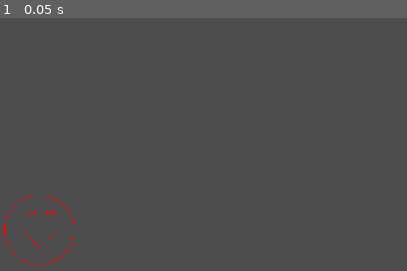
Above: before the commit, frame 1.
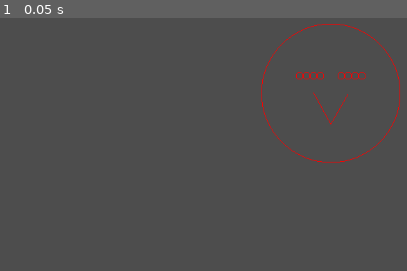
Above: after the commit, the same moment.

Repository: satyaF123/lab_test
Game: Godot game, scene res://main.tscn
The game is run twice, just before and just after one commit, with the same random seed, the same clock (stepped at 60 frames per second) and the same inputs.
Inputs:
- Up to frame 1 (0.05 s): no input

The runs differ from the first frame. In frame 1, 1.2% of the frame differs, in the area x 0-99%, y 2-98%.

Commit message:
made seperate scene and script for sad face

Diff:
--- /dev/null
+++ b/SadFace.tscn
@@ -0,0 +1,3 @@
+[gd_scene format=3 uid="uid://dtun2u63dwe1v"]
+
+[node name="Node2D" type="Node2D"]
--- a/drawface.gd
+++ /dev/null
@@ -1,13 +0,0 @@
-extends Node2D
-
-var center = Vector2(randi_range(50,500),randi_range(50,500))
-var eyes = randi_range(2,6)
-func _draw() -> void:
-	draw_circle(Vector2(center),50,Color.RED,false)
-	for i in range(eyes):
-		draw_circle(Vector2(center.x+15+(i*4),center.y-25),5,Color.RED,false)
-		draw_circle(Vector2(center.x-15+(i*4),center.y-25),5,Color.RED,false)
-
-
-	draw_line(Vector2(center.x,center.y+25),Vector2(center.x-25,center.y-1),Color.RED)
-	draw_line(Vector2(center.x,center.y+25),Vector2(center.x+25,center.y+1),Color.RED)
--- /dev/null
+++ b/drawhappyface.gd
@@ -0,0 +1,13 @@
+extends Node2D
+
+var center = Vector2(randi_range(50,500),randi_range(50,500))
+var eyes = randi_range(2,6)
+func _draw() -> void:
+	draw_circle(Vector2(center),100,Color.RED,false)
+	for i in range(eyes):
+		draw_circle(Vector2(center.x+15+(i*10),center.y-25),5,Color.RED,false)
+		draw_circle(Vector2(center.x-15-(i*10),center.y-25),5,Color.RED,false)
+
+
+	draw_line(Vector2(center.x,center.y+45),Vector2(center.x-25,center.y-1),Color.RED)
+	draw_line(Vector2(center.x,center.y+45),Vector2(center.x+25,center.y+1),Color.RED)
--- /dev/null
+++ b/drawsadface.gd
@@ -0,0 +1 @@
+extends Node2D
--- a/face.tscn
+++ /dev/null
@@ -1,6 +0,0 @@
-[gd_scene load_steps=2 format=3 uid="uid://du8yc4cfw15ji"]
-
-[ext_resource type="Script" uid="uid://dbcj0oitrffrx" path="res://drawface.gd" id="1_ngt2y"]
-
-[node name="Face" type="Node2D"]
-script = ExtResource("1_ngt2y")
--- /dev/null
+++ b/happyface.tscn
@@ -0,0 +1,6 @@
+[gd_scene load_steps=2 format=3 uid="uid://du8yc4cfw15ji"]
+
+[ext_resource type="Script" uid="uid://dbcj0oitrffrx" path="res://drawhappyface.gd" id="1_ngt2y"]
+
+[node name="HappyFace" type="Node2D"]
+script = ExtResource("1_ngt2y")
--- a/main.tscn
+++ b/main.tscn
@@ -1,6 +1,6 @@
 [gd_scene load_steps=2 format=3 uid="uid://itmlrqkbvyq3"]
 
-[ext_resource type="PackedScene" uid="uid://du8yc4cfw15ji" path="res://face.tscn" id="1_ig7tw"]
+[ext_resource type="PackedScene" uid="uid://du8yc4cfw15ji" path="res://happyface.tscn" id="1_ig7tw"]
 
 [node name="Node2D" type="Node2D"]
 
Renamed: drawface.gd.uid -> drawhappyface.gd.uid
Not shown, added: drawsadface.gd.uid
